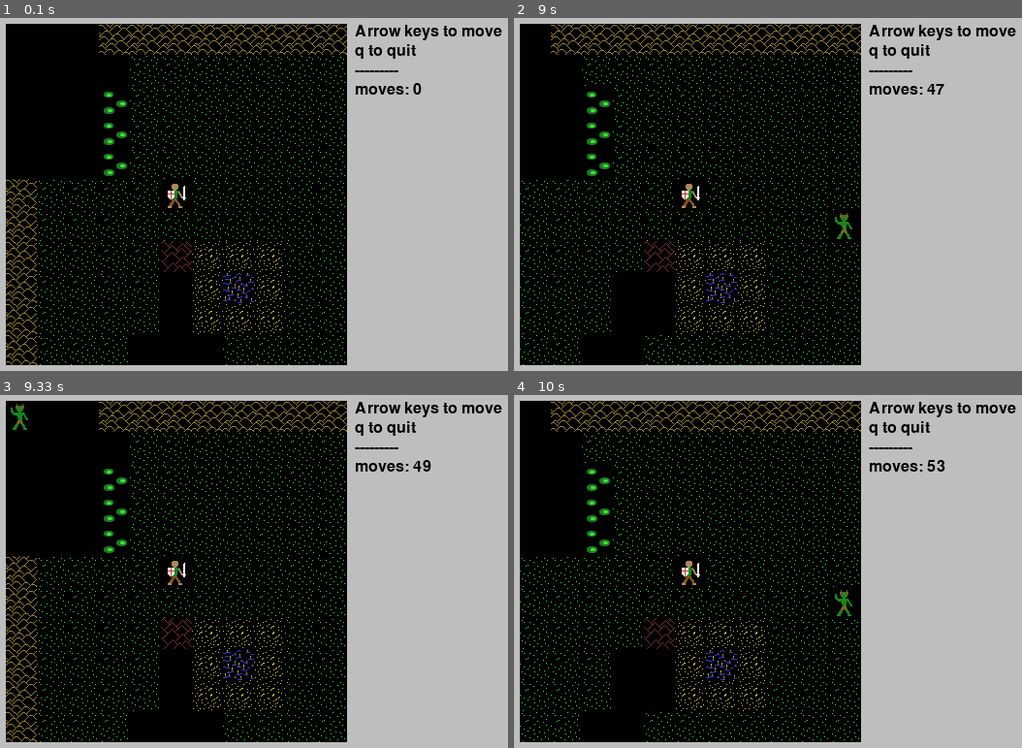
Above: before the commit, frames 1-4 (two rows, left to right).
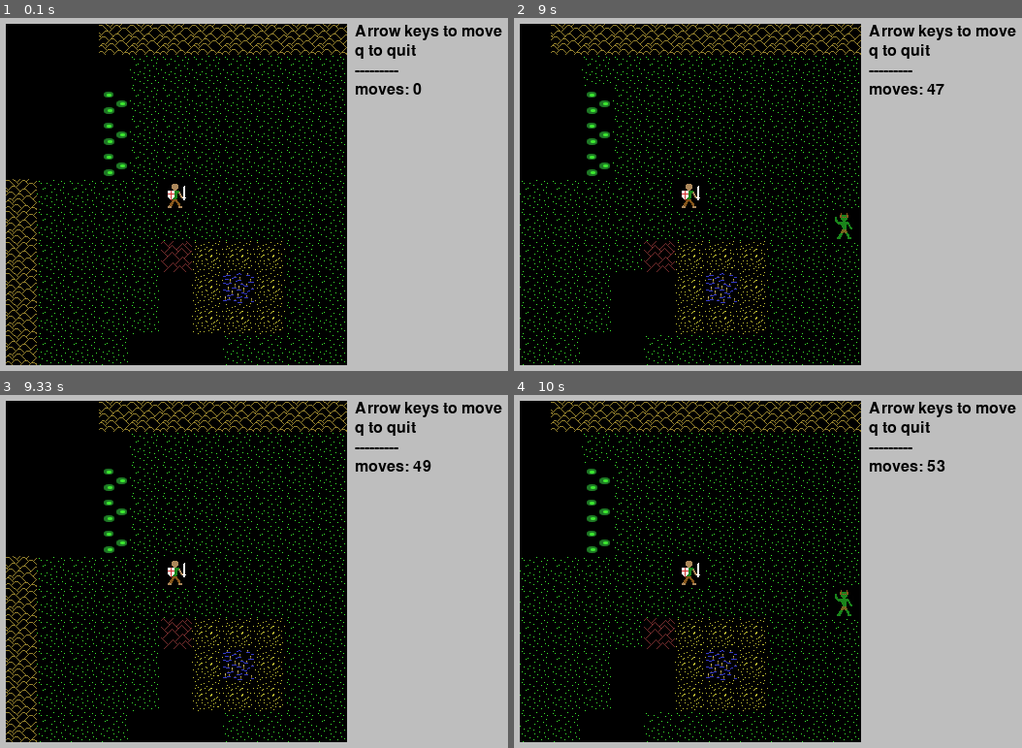
Above: after the commit, the same moments.

Repository: josh-reynolds/Python
Game: pygame game, started from pygame/nulltima/demo.py
Same seed, same stepped clock (60 frames per second), same inputs: the game is played once before the commit and once after it.
Inputs:
- Up to frame 1 (0.1 s): no input
- Up to frame 2 (9 s): hold Right 0.33-0.8 s; hold Up 0.83-1.13 s; tap Space at 0.9, 1.23, 1.53, 1.73, 2.03, 2.3, 2.63, 2.93, 3.07, 3.47, 3.77, 4.13, 4.53, 4.83, 5.03, 5.33, 5.53, 5.87, 6.17, 6.37, 6.67, 6.93, 7.27, 7.57, 7.7, 8.1, 8.4, 8.77 s; hold Right 1.17-1.63 s; hold Left 1.67-2.2 s; hold Down 2.23-2.53 s; hold Left 2.57-2.97 s; hold Up 3-3.37 s; hold Right 3.4-4.03 s; hold Down 4.07-4.43 s; hold Left 4.47-4.93 s; hold Right 4.97-5.43 s; hold Up 5.47-5.77 s; hold Right 5.8-6.27 s; hold Left 6.3-6.83 s; hold Down 6.87-7.17 s; hold Left 7.2-7.6 s; hold Up 7.63-8 s; hold Right 8.03-8.67 s; hold Down from 8.7 s (still down)
- Up to frame 3 (9.33 s): release Down at 9.07 s; hold Left from 9.1 s (still down); tap Space at 9.17 s
- Up to frame 4 (10 s): tap Space at 9.47, 9.67, 9.97 s; release Left at 9.57 s; hold Right from 9.6 s (still down)

Frames 1-2 are identical in both runs. In frame 3, 0.1% of the frame differs, in the area x 2-6%, y 2-10%; in frame 4, nothing differs.

Commit message:
Monster drawing obeys occlusion now

Diff:
--- a/pygame/nulltima/grid.py
+++ b/pygame/nulltima/grid.py
@@ -121,10 +121,14 @@
         return (coordinate[0] + self.offset[0],
                 coordinate[1] + self.offset[1])
 
-    def can_view(self, coordinate):
+    def on_grid(self, coordinate):
         grid_coord = self.from_world(coordinate)
         return (grid_coord[0] >= 0 and grid_coord[0] < self.width and
                 grid_coord[1] >= 0 and grid_coord[1] < self.height)
+
+    def can_view(self, coordinate):
+        grid_coord = self.from_world(coordinate)
+        return self.on_grid(coordinate) and not self.is_occluded(grid_coord)
 
     def to_screen(self, coordinate):
         return (coordinate[0] * self.cell_width + self.left,
